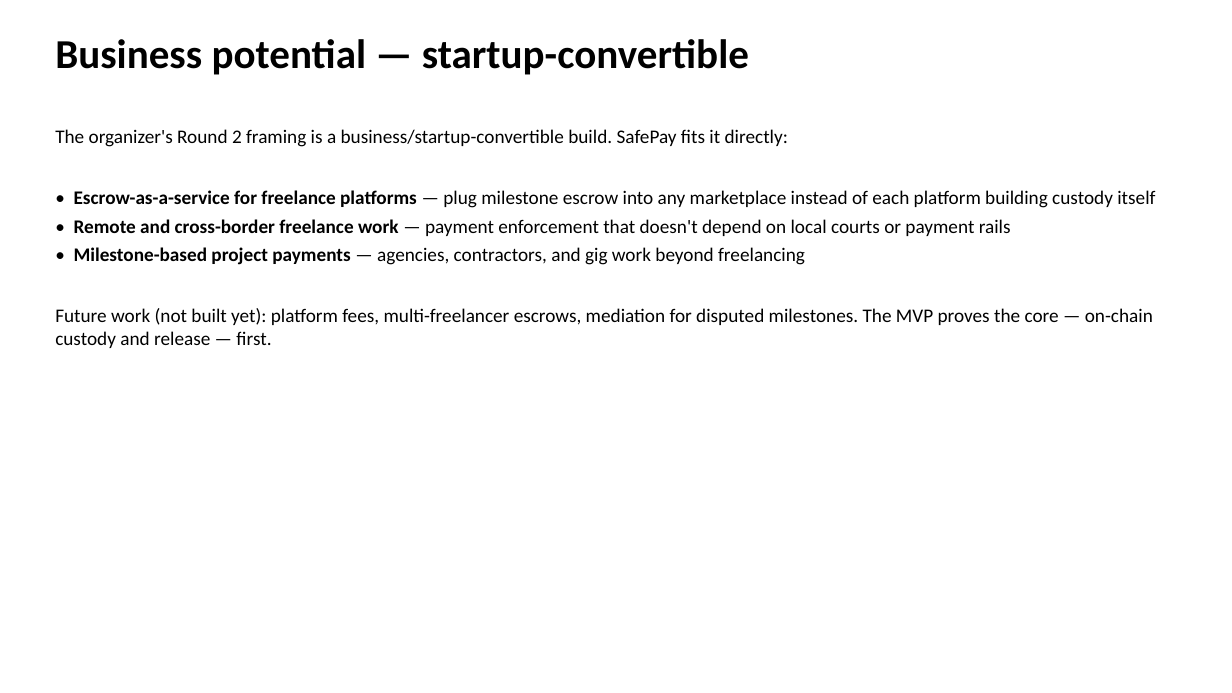
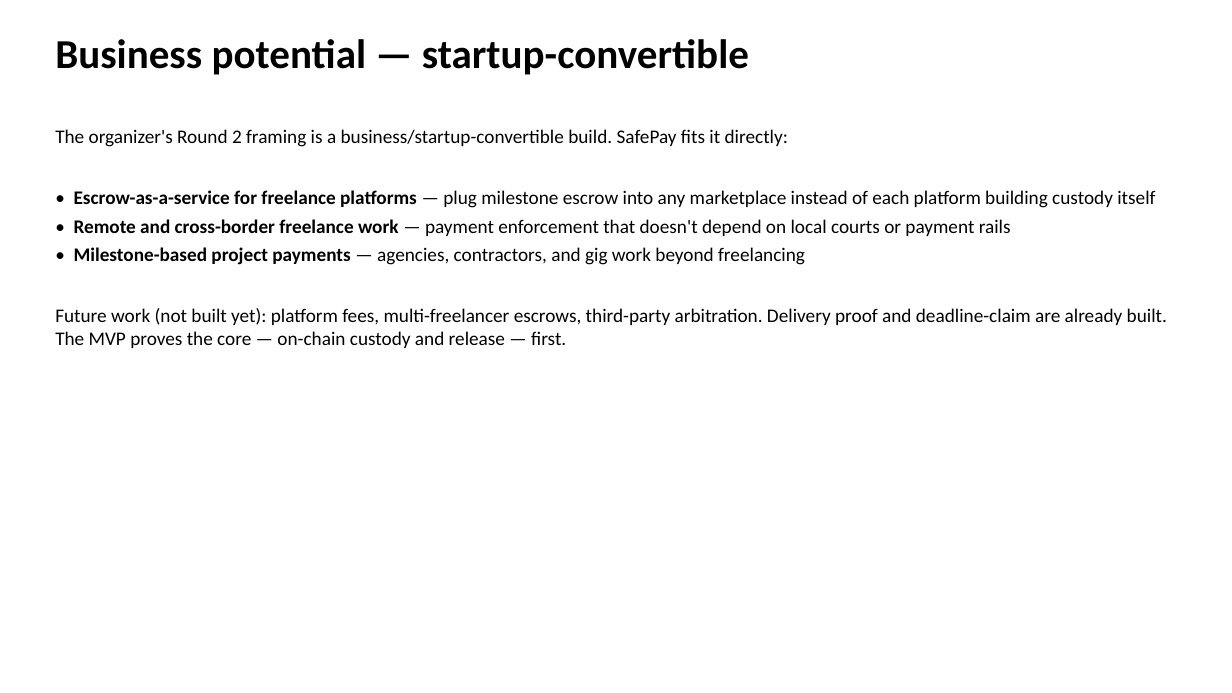
Before and after one commit to eres0045/safepay, a slide deck: slide 8 of docs/safepay-pitch-deck.pptx. Drawn at 1232x693 pixels with LibreOffice and Linux fonts; fonts in the diff are those of the drawing. Boxes give left, top, right and bottom in pixels: in the first picture for what was removed or moved away, otherwise in the second. Text is boxed around its words. In the diff, an @@ line names an element or a change of style, - is before the commit and + after.

Commit message:
Contract v2: delivery + deadline-claim + refund-lock, 11/11 tests, verified Testnet flows, v2 docs/deck

```diff
--- a/docs/safepay-pitch-deck.pptx
+++ b/docs/safepay-pitch-deck.pptx
@@ text at [55, 308, 1167, 348]: text changed @@
-Future work (not built yet): platform fees, multi-freelancer escrows, mediation for disputed milestones. The MVP proves the core — on-chain custody and release — first.
+Future work (not built yet): platform fees, multi-freelancer escrows, third-party arbitration. Delivery proof and deadline-claim are already built. The MVP proves the core — on-chain custody and release — first.
```
Also in this commit, not shown: 6 other slides changed, 7 other files.
